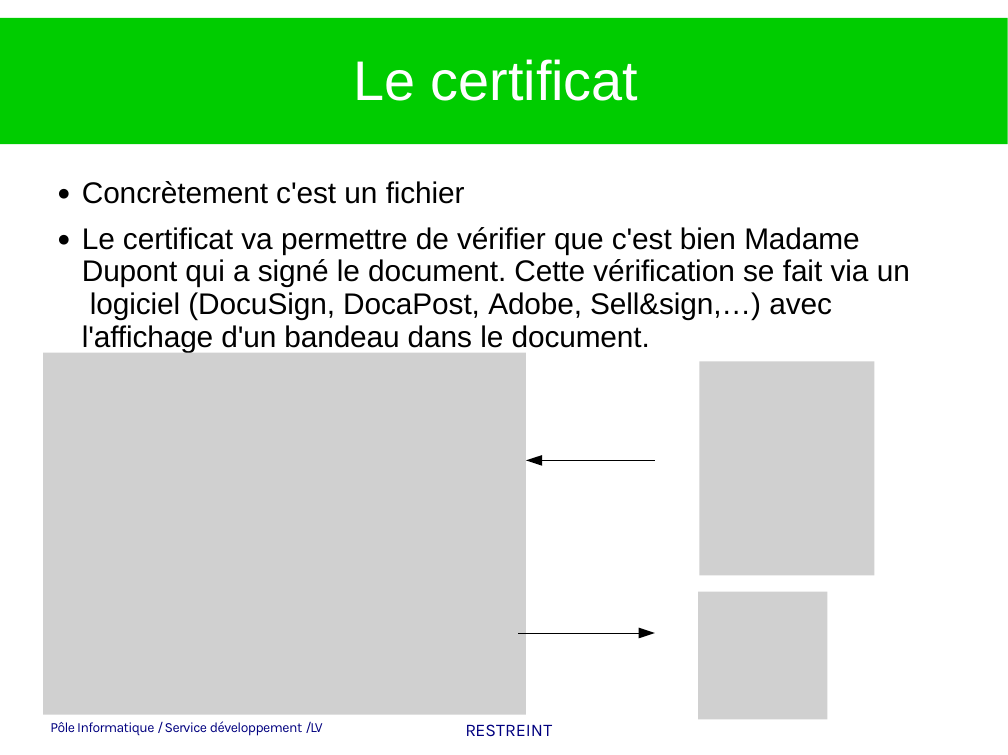
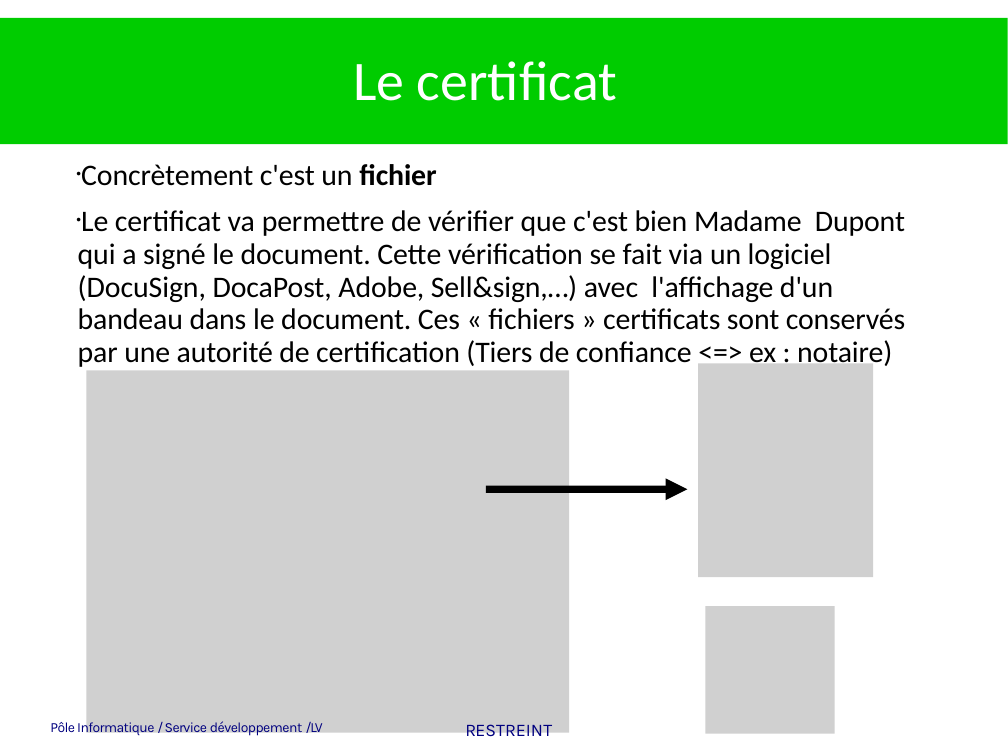
Before and after one commit to heylve/current, a slide deck: slide 6 of Presentations/la_signature_electronique_cest_quoi.odp. Drawn at 1008x755 pixels with LibreOffice and Linux fonts; fonts in the diff are those of the drawing; grey boxes stand for pictures; background and template pictures are left out. Boxes give left, top, right and bottom in pixels: in the first picture for what was removed or moved away, otherwise in the second. Text is boxed around its words. In the diff, an @@ line names an element or a change of style, - is before the commit and + after.

```diff
--- a/Presentations/la_signature_electronique_cest_quoi.odp
+++ b/Presentations/la_signature_electronique_cest_quoi.odp
@@ title "Le certificat" at (353,61,617,101): font Arial to Calibri @@
@@ text "Concrètement c'est un fichier": place and size @@
-text "Concrètement c'est un fichier" at (82,181,910,353)
+text "Concrètement c'est un fichier" at (78,164,906,369)
@@ text at (81,164,436,186): font Arial to Calibri in "Concrètement c'est un fichier"; bold on in "fichier"; bullet none to • @@
@@ text removed at (57,183,69,199) @@
-●
@@ text removed at (57,229,69,246) @@
-●
@@ text at (78,210,906,369): text changed; font Arial to Calibri @@
-Le certificat va permettre de vérifier que c'est bien Madame Dupont qui a signé le document. Cette vérification se fait via un logiciel (DocuSign, DocaPost, Adobe, Sell&sign,…) avec l'affichage d'un bandeau dans le document.
+• Le certificat va permettre de vérifier que c'est bien Madame Dupont qui a signé le document. Cette vérification se fait via un logiciel (DocuSign, DocaPost, Adobe, Sell&sign,…) avec l'affichage d'un bandeau dans le document. Ces « fichiers » certificats sont conservés par une autorité de certification (Tiers de confiance <=> ex : notaire)
@@ picture: place and size @@
-picture at (43,353,525,715)
+picture at (86,371,568,733)
@@ freeform shape removed at (525,455,542,466) @@
@@ freeform shape removed at (541,461,654,461) @@
@@ arrow added from (485, 489) to (687, 489), #000000 5.67 pt @@
@@ freeform shape removed at (639,628,655,639) @@
@@ picture: place and size @@
-picture at (698,592,828,720)
+picture at (706,606,835,734)
@@ freeform shape removed at (518,633,640,633) @@
```
Also in this commit, not shown: 10 other slides changed, 1 slide added, 2 slides removed, 5 other files.
